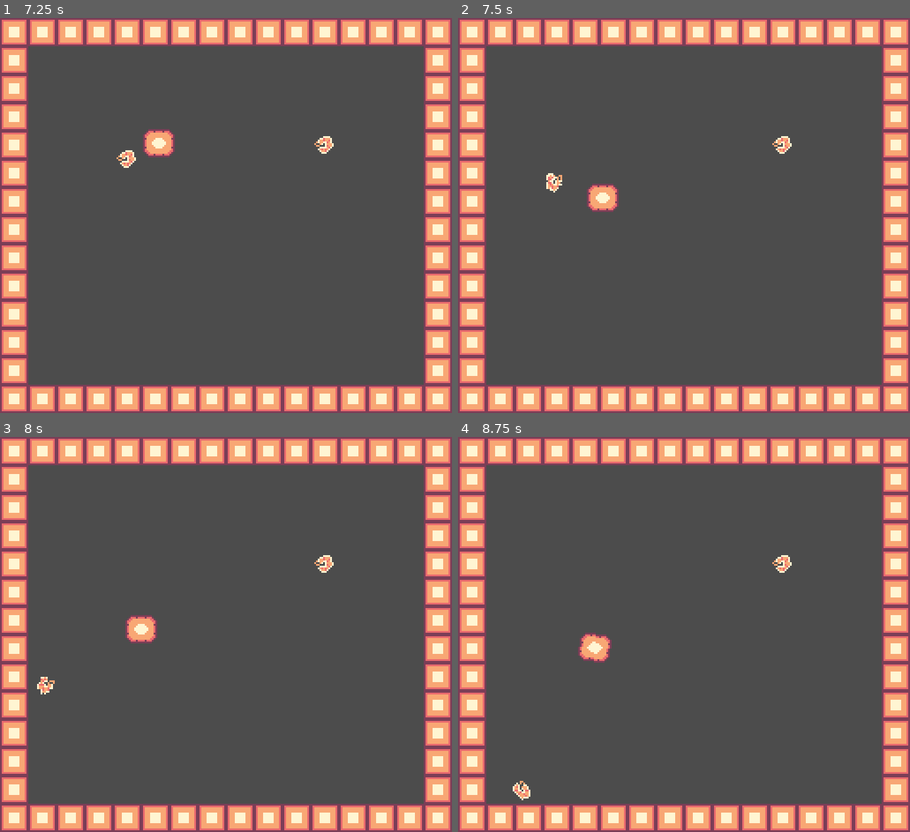
Above: before the commit, frames 1-4 (two rows, left to right).
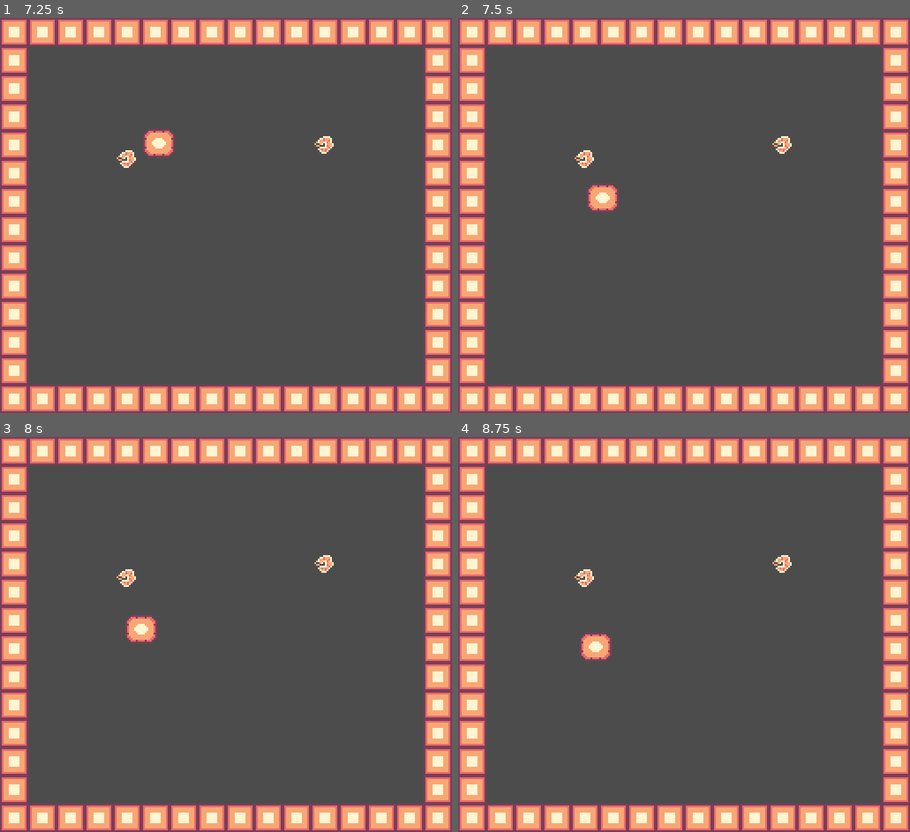
Above: after the commit, the same moments.

Repository: EdBarrancos/Foot-Cuisine
Game: Godot game, scene res://Prototype/Scenes/Protype.tscn
Same seed, same stepped clock (60 frames per second), same inputs: the game is played once before the commit and once after it.
Inputs (mouse positions are in pixels of both pictures, inside the frame that each line leads up to):
- Up to frame 1 (7.25 s): tap Enter at 0.5 s; move the mouse to (325, 195) at 0.52 s; hold Right mouse button (MOVE_NEXT) 0.53-1.28 s; tap Space at 1.25 s; move the mouse to (135, 235) at 1.27 s; right-click (135, 235) at 1.35 s; move the mouse to (271, 128) at 2.02 s; hold Right mouse button (MOVE_NEXT) 2.03-2.78 s; move the mouse to (203, 294) at 2.77 s; right-click (203, 294) at 2.85 s; move the mouse to (361, 274) at 3.52 s; hold Right mouse button (MOVE_NEXT) 3.53-4.28 s; move the mouse to (90, 156) at 4.27 s; right-click (90, 156) at 4.35 s; move the mouse to (248, 215) at 5.02 s; hold Right mouse button (MOVE_NEXT) 5.03-5.78 s; move the mouse to (158, 116) at 5.77 s; right-click (158, 116) at 5.85 s; move the mouse to (325, 195) at 6.52 s; hold Right mouse button (MOVE_NEXT) from 6.53 s (still down)
- Up to frame 2 (7.5 s): move the mouse to (593, 235) at 7.27 s; release Right mouse button (MOVE_NEXT) at 7.28 s; right-click (593, 235) at 7.35 s
- Up to frame 3 (8 s): no input
- Up to frame 4 (8.75 s): move the mouse to (729, 547) at 8.02 s; hold Right mouse button (MOVE_NEXT) from 8.03 s (still down)

Frame 1 is identical in both runs. In frame 2, 0.2% of the frame differs, in the area x 19-31%, y 33-45%; in frame 3, 0.2%; in frame 4, 0.4%, in the area x 12-34%, y 33-92%.

Commit message:
Fix Player and Food Collisions

Diff:
--- a/GodotProject/Prototype/Scenes/Food/Shrimp.tscn
+++ b/GodotProject/Prototype/Scenes/Food/Shrimp.tscn
@@ -1,18 +1,33 @@
-[gd_scene load_steps=3 format=2]
+[gd_scene load_steps=5 format=2]
 
 [ext_resource path="res://Prototype/VisualAssets/Food/Shrimp.png" type="Texture" id=1]
+[ext_resource path="res://Prototype/Scripts/Food/Shrimp.gd" type="Script" id=2]
+
+[sub_resource type="CircleShape2D" id=2]
+radius = 16.0
 
 [sub_resource type="CircleShape2D" id=1]
 radius = 8.0
 
-[node name="Shrimp" type="RigidBody2D"]
-collision_layer = 2
-collision_mask = 3
-mass = 0.00102041
-gravity_scale = 0.0
+[node name="Shrimp" type="Node2D"]
+script = ExtResource( 2 )
 
 [node name="Sprite" type="Sprite" parent="."]
 texture = ExtResource( 1 )
 
-[node name="CollisionShape2D" type="CollisionShape2D" parent="."]
+[node name="Area2D" type="Area2D" parent="."]
+collision_layer = 4
+collision_mask = 4
+
+[node name="CollisionShape2D" type="CollisionShape2D" parent="Area2D"]
+shape = SubResource( 2 )
+
+[node name="RigidBody2D" type="RigidBody2D" parent="."]
+collision_layer = 2
+collision_mask = 2
+
+[node name="CollisionShape2D" type="CollisionShape2D" parent="RigidBody2D"]
 shape = SubResource( 1 )
+
+[connection signal="body_entered" from="Area2D" to="." method="_on_Area2D_body_entered"]
+[connection signal="body_exited" from="Area2D" to="." method="_on_Area2D_body_exited"]
--- a/GodotProject/Prototype/Scenes/Kitchen/Kitchen.tscn
+++ b/GodotProject/Prototype/Scenes/Kitchen/Kitchen.tscn
@@ -27,8 +27,8 @@
 [node name="TileMap" type="TileMap" parent="."]
 tile_set = ExtResource( 1 )
 cell_size = Vector2( 16, 16 )
-collision_layer = 3
-collision_mask = 3
+collision_layer = 7
+collision_mask = 7
 format = 1
 tile_data = PoolIntArray( 0, 0, 0, 1, 0, 0, 2, 0, 0, 3, 0, 0, 4, 0, 0, 5, 0, 0, 6, 0, 0, 7, 0, 0, 8, 0, 0, 9, 0, 0, 10, …(615 unchanged characters)…
 __meta__ = {
--- a/GodotProject/Prototype/Scenes/Player/Player.tscn
+++ b/GodotProject/Prototype/Scenes/Player/Player.tscn
@@ -1,8 +1,9 @@
-[gd_scene load_steps=6 format=2]
+[gd_scene load_steps=7 format=2]
 
 [ext_resource path="res://Prototype/VisualAssets/Player/PlayerPrototypeTopDown.png" type="Texture" id=1]
 [ext_resource path="res://Prototype/Scripts/Player/Kitchen_Movement.gd" type="Script" id=2]
 [ext_resource path="res://Prototype/Scripts/Player/Player.gd" type="Script" id=3]
+[ext_resource path="res://Prototype/Scripts/Player/Shooting.gd" type="Script" id=4]
 
 [sub_resource type="PhysicsMaterial" id=2]
 bounce = 0.6
@@ -11,9 +12,12 @@
 radius = 8.0
 
 [node name="Player" type="RigidBody2D"]
-collision_mask = 3
+collision_layer = 5
+collision_mask = 5
 physics_material_override = SubResource( 2 )
 gravity_scale = 0.0
+contacts_reported = 1
+contact_monitor = true
 linear_damp = 0.0
 script = ExtResource( 3 )
 
@@ -37,3 +41,6 @@
 
 [node name="Kitchen_Movement" type="Node2D" parent="."]
 script = ExtResource( 2 )
+
+[node name="Shooting" type="Node2D" parent="."]
+script = ExtResource( 4 )
--- /dev/null
+++ b/GodotProject/Prototype/Scripts/Food/Food.gd
@@ -0,0 +1,30 @@
+extends Node2D
+
+class_name Food
+
+###########
+#VARIABLES#
+###########
+
+signal playerInRange(food)
+signal playerOutRange(food)
+
+var manager
+
+########
+#EVENTS#
+########
+
+func _ready():
+	pass # Replace with function body.
+
+func Init(manager_):
+	manager = manager_
+
+	connect("playerInRange",manager.GetPlayer(),"FoodEntered")
+	connect("playerOutRange", manager.GetPlayer(),"FoodExited")
+
+
+##############
+#MISCELANIOUS#
+##############
--- /dev/null
+++ b/GodotProject/Prototype/Scripts/Food/Shrimp.gd
@@ -0,0 +1,28 @@
+extends Food
+
+############
+#COMPONENTS#
+############
+
+###########
+#VARIABLES#
+###########
+
+########
+#EVENTS#
+########
+
+func _ready():
+	pass # Replace with function body.
+
+func Init(manager_):
+	.Init(manager_)
+
+
+func _on_Area2D_body_entered(body):
+	print("entered")
+	emit_signal("playerInRange", self)
+
+
+func _on_Area2D_body_exited(body):
+	emit_signal("playerOutRange", self)
--- a/GodotProject/Prototype/Scripts/Kitchen/FoodManager.gd
+++ b/GodotProject/Prototype/Scripts/Kitchen/FoodManager.gd
@@ -16,34 +16,15 @@
 func Init(level_):
 	level = level_
 
-	CreateFoodList()
+	InitAllFood()
 
-
-#func _process(delta):
-#   pass
+func GetPlayer():
+	return level.player
 
 ###########
 #FOOD LIST#
 ###########
 
-
-func CreateFoodList():
+func InitAllFood():
 	for food in get_children():
-		foodList.push_back(food)
-	return foodList
-
-func UpdateFoodList():
-	for food in get_children():
-		if not foodList.has(food):
-			foodList.push_back(food)
-	return foodList
-
-func GetCurrentFoodItem():
-	return foodList[currentFoodTarget]
-
-func UpdateCurrentFoodItem():
-	if currentFoodTarget + 1 >= foodList.size():
-		currentFoodTarget = 0
-		return currentFoodTarget
-	currentFoodTarget += 1
-	return currentFoodTarget
+		food.Init(self)
--- a/GodotProject/Prototype/Scripts/Player/Kitchen_Movement.gd
+++ b/GodotProject/Prototype/Scripts/Player/Kitchen_Movement.gd
@@ -35,7 +35,6 @@
 	if Input.is_action_pressed("MOVE_NEXT"):
 		holdMove += chargeUp + chargeUpCharge
 		chargeUpCharge += chargeUp/2
-		print(holdMove)
 	if Input.is_action_just_released("MOVE_NEXT"):
 		velocity = get_viewport().get_mouse_position() - global_position
 		Move()
--- a/GodotProject/Prototype/Scripts/Player/Player.gd
+++ b/GodotProject/Prototype/Scripts/Player/Player.gd
@@ -5,13 +5,13 @@
 ############
 
 onready var kitchen_movement = $Kitchen_Movement
-
-var level
+onready var shooting = $Shooting
 
 ###########
 #VARIABLES#
 ###########
 
+var level
 
 ########
 #EVENTS#
@@ -32,3 +32,12 @@
 
 func GetTargetPosition():
 	return level.GetCurrentTarget().position
+
+func FoodEntered(food):
+	shooting.FoodEntered(food)
+	#slowMo
+
+func FoodExited(food):
+	if not shooting.FoodExited(food):
+		#Exit Slowmo
+		pass
--- /dev/null
+++ b/GodotProject/Prototype/Scripts/Player/Shooting.gd
@@ -0,0 +1,40 @@
+extends Node2D
+
+############
+#COMPONENTS#
+############
+
+###########
+#VARIABLES#
+###########
+
+onready var inAreaOfFood = false
+onready var foodInArea = []
+
+########
+#EVENTS#
+########
+
+func _ready():
+	pass # Replace with function body.
+
+
+#func _process(delta):
+#   pass
+
+
+################
+#UPDATING FOODS#
+################
+
+
+
+func FoodEntered(food):
+	foodInArea.push_back(food)
+	inAreaOfFood = true
+
+func FoodExited(food):
+	foodInArea.remove(foodInArea.find(food))
+	if foodInArea.size() <= 0:
+		inAreaOfFood = false
+	return inAreaOfFood
--- a/GodotProject/project.godot
+++ b/GodotProject/project.godot
@@ -7,6 +7,16 @@
 ;   param=value ; assign values to parameters
 
 config_version=4
+
+_global_script_classes=[ {
+"base": "Node2D",
+"class": "Food",
+"language": "GDScript",
+"path": "res://Prototype/Scripts/Food/Food.gd"
+} ]
+_global_script_class_icons={
+"Food": ""
+}
 
 [application]
 
